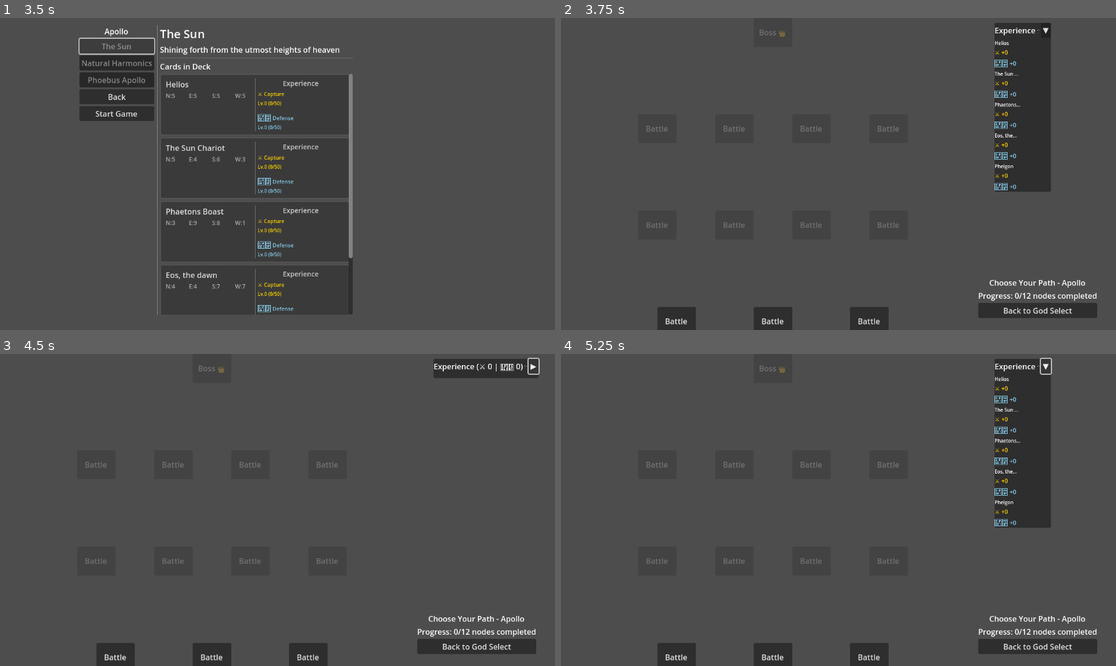
Above: before the commit, frames 1-4 (two rows, left to right).
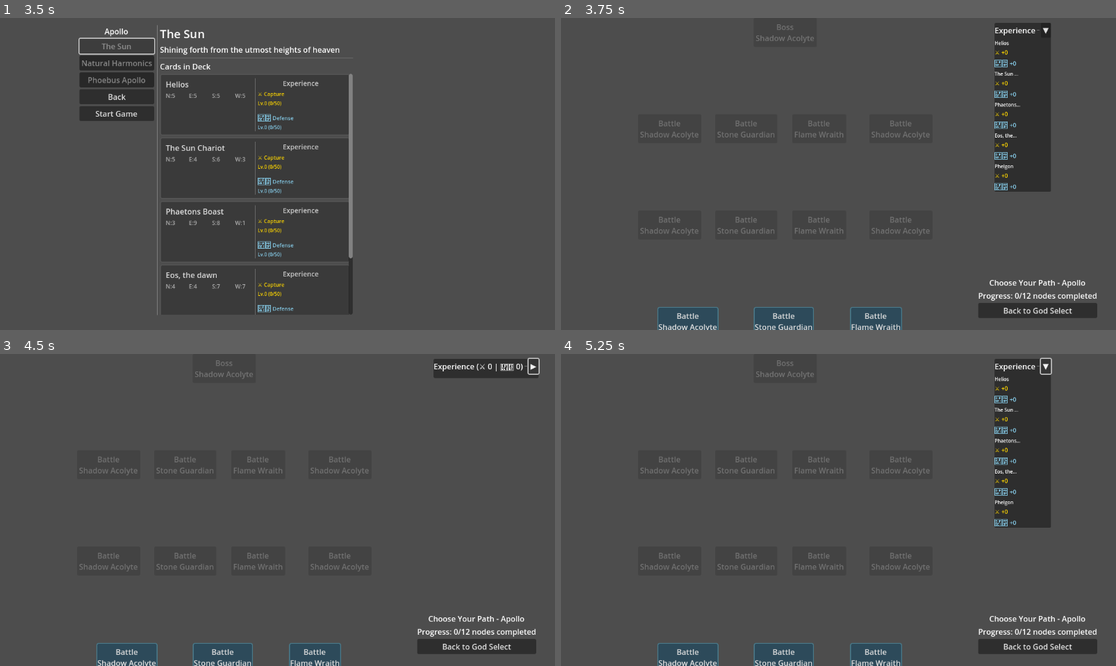
Above: after the commit, the same moments.

Repository: leslieharding/Mnemosyne
Game: Godot game, scene res://Scenes/MainMenu.tscn
Same seed, same stepped clock (60 frames per second), same inputs: the game is played once before the commit and once after it.
Inputs:
- Up to frame 1 (3.5 s): click "New Game" at 0.5 s; click "New Game" at 1.25 s; click "Apollo" at 2 s; click "The Sun" at 2.75 s
- Up to frame 2 (3.75 s): click "Start Game" at 3.5 s
- Up to frame 3 (4.5 s): click "▼" at 4.25 s
- Up to frame 4 (5.25 s): click "▶" at 5 s

Frame 1 is identical in both runs. In frame 2, 3.2% of the frame differs, in the area x 14-67%, y 2-100%; in frame 3, 3.2%; in frame 4, 3.2%.
Error before the commit: Trying to assign value of type 'Resource' to a variable of type 'enemies_collection.gd'. (res://Scripts/map_generator.gd:78)

Commit message:
enemy implementation ongoing

Diff:
--- a/Resources/Collections/Enemies.tres
+++ b/Resources/Collections/Enemies.tres
@@ -1,3 +1,421 @@
-[gd_resource type="Resource" format=3 uid="uid://btiibds602ikf"]
+[gd_resource type="Resource" script_class="EnemiesCollection" load_steps=62 format=3 uid="uid://btiibds602ikf"]
+
+[ext_resource type="Script" uid="uid://cy5vuexkeqnvg" path="res://Resources/enemy_card_collection.gd" id="1_e7ref"]
+[ext_resource type="Script" uid="uid://lhqcxql28o5c" path="res://Resources/card_resource.gd" id="2_xcqsp"]
+[ext_resource type="Script" uid="uid://ctv7ajt5j616m" path="res://Resources/enemy_deck_definition.gd" id="3_601pn"]
+[ext_resource type="Script" uid="uid://i485ofebv0j8" path="res://Resources/enemies_collection.gd" id="4_a5nvj"]
+
+[sub_resource type="Resource" id="Resource_lm3ty"]
+script = ExtResource("2_xcqsp")
+card_name = "Behind"
+values = Array[int]([3, 3, 3, 3])
+description = ""
+metadata/_custom_type_script = "uid://lhqcxql28o5c"
+
+[sub_resource type="Resource" id="Resource_m5w2u"]
+script = ExtResource("2_xcqsp")
+card_name = "In Front"
+values = Array[int]([4, 3, 5, 4])
+description = ""
+metadata/_custom_type_script = "uid://lhqcxql28o5c"
+
+[sub_resource type="Resource" id="Resource_mxtxa"]
+script = ExtResource("2_xcqsp")
+card_name = "Sideman"
+values = Array[int]([2, 3, 4, 5])
+description = ""
+metadata/_custom_type_script = "uid://lhqcxql28o5c"
+
+[sub_resource type="Resource" id="Resource_oovod"]
+script = ExtResource("2_xcqsp")
+card_name = "BingoBoi"
+values = Array[int]([5, 2, 2, 5])
+description = ""
+metadata/_custom_type_script = "uid://lhqcxql28o5c"
+
+[sub_resource type="Resource" id="Resource_qmggo"]
+script = ExtResource("2_xcqsp")
+card_name = "Dingo"
+values = Array[int]([4, 3, 3, 4])
+description = ""
+metadata/_custom_type_script = "uid://lhqcxql28o5c"
+
+[sub_resource type="Resource" id="Resource_vfgb0"]
+script = ExtResource("2_xcqsp")
+card_name = "HolyMoly"
+values = Array[int]([2, 2, 2, 2])
+description = ""
+metadata/_custom_type_script = "uid://lhqcxql28o5c"
+
+[sub_resource type="Resource" id="Resource_sygum"]
+script = ExtResource("2_xcqsp")
+card_name = "Examples"
+values = Array[int]([3, 3, 3, 4])
+description = ""
+metadata/_custom_type_script = "uid://lhqcxql28o5c"
+
+[sub_resource type="Resource" id="Resource_upckc"]
+script = ExtResource("2_xcqsp")
+card_name = "exampe"
+values = Array[int]([2, 1, 2, 1])
+description = ""
+metadata/_custom_type_script = "uid://lhqcxql28o5c"
+
+[sub_resource type="Resource" id="Resource_r05oc"]
+script = ExtResource("2_xcqsp")
+card_name = "lots of examples"
+values = Array[int]([3, 3, 3, 3])
+description = ""
+metadata/_custom_type_script = "uid://lhqcxql28o5c"
+
+[sub_resource type="Resource" id="Resource_cakw3"]
+script = ExtResource("2_xcqsp")
+card_name = "dsgnkagjb"
+values = Array[int]([1, 2, 3, 4])
+description = ""
+metadata/_custom_type_script = "uid://lhqcxql28o5c"
+
+[sub_resource type="Resource" id="Resource_p88u5"]
+script = ExtResource("2_xcqsp")
+card_name = "alndvgkljnh"
+values = Array[int]([1, 1, 1, 1])
+description = ""
+metadata/_custom_type_script = "uid://lhqcxql28o5c"
+
+[sub_resource type="Resource" id="Resource_hu0wn"]
+script = ExtResource("2_xcqsp")
+card_name = "afdgdfha"
+values = Array[int]([1, 1, 1, 1])
+description = ""
+metadata/_custom_type_script = "uid://lhqcxql28o5c"
+
+[sub_resource type="Resource" id="Resource_0vidc"]
+script = ExtResource("2_xcqsp")
+card_name = "agrtdhtha"
+values = Array[int]([1, 1, 1, 1])
+description = ""
+metadata/_custom_type_script = "uid://lhqcxql28o5c"
+
+[sub_resource type="Resource" id="Resource_1g5vp"]
+script = ExtResource("2_xcqsp")
+card_name = "asdgfghh"
+values = Array[int]([1, 1, 1, 1])
+description = ""
+metadata/_custom_type_script = "uid://lhqcxql28o5c"
+
+[sub_resource type="Resource" id="Resource_4qd0a"]
+script = ExtResource("2_xcqsp")
+card_name = "gddgDSGDSG"
+values = Array[int]([1, 1, 1, 1])
+description = ""
+metadata/_custom_type_script = "uid://lhqcxql28o5c"
+
+[sub_resource type="Resource" id="Resource_j1bdk"]
+script = ExtResource("3_601pn")
+deck_name = ""
+deck_description = ""
+difficulty_level = 0
+card_indices = Array[int]([0, 1, 2, 3, 4])
+metadata/_custom_type_script = "uid://ctv7ajt5j616m"
+
+[sub_resource type="Resource" id="Resource_57iqf"]
+script = ExtResource("3_601pn")
+deck_name = ""
+deck_description = ""
+difficulty_level = 1
+card_indices = Array[int]([5, 6, 7, 8, 9])
+metadata/_custom_type_script = "uid://ctv7ajt5j616m"
+
+[sub_resource type="Resource" id="Resource_kjbhx"]
+script = ExtResource("3_601pn")
+deck_name = ""
+deck_description = ""
+difficulty_level = 2
+card_indices = Array[int]([10, 11, 12, 13, 14])
+metadata/_custom_type_script = "uid://ctv7ajt5j616m"
+
+[sub_resource type="Resource" id="Resource_efy6x"]
+script = ExtResource("1_e7ref")
+enemy_name = "Shadow Acolyte"
+enemy_description = "he WAS hiding all along"
+cards = Array[ExtResource("2_xcqsp")]([SubResource("Resource_lm3ty"), SubResource("Resource_m5w2u"), SubResource("Resource_mxtxa"), SubResource("Resource_oovod"), SubResource("Resource_qmggo"), SubResource("Resource_vfgb0"), SubResource("Resource_sygum"), SubResource("Resource_upckc"), SubResource("Resource_r05oc"), SubResource("Resource_cakw3"), SubResource("Resource_p88u5"), SubResource("Resource_hu0wn"), SubResource("Resource_0vidc"), SubResource("Resource_1g5vp"), SubResource("Resource_4qd0a")])
+decks = Array[ExtResource("3_601pn")]([SubResource("Resource_j1bdk"), SubResource("Resource_57iqf"), SubResource("Resource_kjbhx")])
+metadata/_custom_type_script = "uid://cy5vuexkeqnvg"
+
+[sub_resource type="Resource" id="Resource_e7ref"]
+script = ExtResource("2_xcqsp")
+card_name = "12E12E"
+values = Array[int]([1, 1, 1, 1])
+description = ""
+metadata/_custom_type_script = "uid://lhqcxql28o5c"
+
+[sub_resource type="Resource" id="Resource_xcqsp"]
+script = ExtResource("2_xcqsp")
+card_name = "ASDFSTDH"
+values = Array[int]([1, 1, 1, 1])
+description = ""
+metadata/_custom_type_script = "uid://lhqcxql28o5c"
+
+[sub_resource type="Resource" id="Resource_601pn"]
+script = ExtResource("2_xcqsp")
+card_name = "GTHH"
+values = Array[int]([1, 1, 1, 1])
+description = ""
+metadata/_custom_type_script = "uid://lhqcxql28o5c"
+
+[sub_resource type="Resource" id="Resource_a5nvj"]
+script = ExtResource("2_xcqsp")
+card_name = "GQ REH"
+values = Array[int]([1, 1, 1, 1])
+description = ""
+metadata/_custom_type_script = "uid://lhqcxql28o5c"
+
+[sub_resource type="Resource" id="Resource_5025t"]
+script = ExtResource("2_xcqsp")
+card_name = "ASHSFGJH"
+values = Array[int]([1, 1, 1, 1])
+description = ""
+metadata/_custom_type_script = "uid://lhqcxql28o5c"
+
+[sub_resource type="Resource" id="Resource_8op3g"]
+script = ExtResource("2_xcqsp")
+card_name = "ADFHADFH"
+values = Array[int]([1, 1, 1, 1])
+description = ""
+metadata/_custom_type_script = "uid://lhqcxql28o5c"
+
+[sub_resource type="Resource" id="Resource_m0fay"]
+script = ExtResource("2_xcqsp")
+card_name = "SDFHSGH"
+values = Array[int]([1, 1, 1, 1])
+description = ""
+metadata/_custom_type_script = "uid://lhqcxql28o5c"
+
+[sub_resource type="Resource" id="Resource_skkmd"]
+script = ExtResource("2_xcqsp")
+card_name = "SDFGSDH"
+values = Array[int]([1, 1, 1, 1])
+description = ""
+metadata/_custom_type_script = "uid://lhqcxql28o5c"
+
+[sub_resource type="Resource" id="Resource_1hj1v"]
+script = ExtResource("2_xcqsp")
+card_name = "SFGHSH"
+values = Array[int]([1, 1, 1, 1])
+description = ""
+metadata/_custom_type_script = "uid://lhqcxql28o5c"
+
+[sub_resource type="Resource" id="Resource_1v88n"]
+script = ExtResource("2_xcqsp")
+card_name = "SFHSH"
+values = Array[int]([1, 1, 1, 1])
+description = ""
+metadata/_custom_type_script = "uid://lhqcxql28o5c"
+
+[sub_resource type="Resource" id="Resource_1qrda"]
+script = ExtResource("2_xcqsp")
+card_name = "SGHRTJUJK"
+values = Array[int]([1, 1, 1, 1])
+description = ""
+metadata/_custom_type_script = "uid://lhqcxql28o5c"
+
+[sub_resource type="Resource" id="Resource_2v1mv"]
+script = ExtResource("2_xcqsp")
+card_name = "RETHER"
+values = Array[int]([1, 1, 1, 1])
+description = ""
+metadata/_custom_type_script = "uid://lhqcxql28o5c"
+
+[sub_resource type="Resource" id="Resource_sqqrj"]
+script = ExtResource("2_xcqsp")
+card_name = "WHTRH"
+values = Array[int]([1, 1, 1, 1])
+description = ""
+metadata/_custom_type_script = "uid://lhqcxql28o5c"
+
+[sub_resource type="Resource" id="Resource_2u16m"]
+script = ExtResource("2_xcqsp")
+card_name = "WTHYUHJ"
+values = Array[int]([1, 1, 1, 1])
+description = ""
+metadata/_custom_type_script = "uid://lhqcxql28o5c"
+
+[sub_resource type="Resource" id="Resource_5pa5w"]
+script = ExtResource("2_xcqsp")
+card_name = "WYJWY"
+values = Array[int]([1, 1, 1, 1])
+description = ""
+metadata/_custom_type_script = "uid://lhqcxql28o5c"
+
+[sub_resource type="Resource" id="Resource_cetws"]
+script = ExtResource("3_601pn")
+deck_name = ""
+deck_description = ""
+difficulty_level = 0
+card_indices = Array[int]([0, 1, 2, 3, 4])
+metadata/_custom_type_script = "uid://ctv7ajt5j616m"
+
+[sub_resource type="Resource" id="Resource_unt1i"]
+script = ExtResource("3_601pn")
+deck_name = ""
+deck_description = ""
+difficulty_level = 1
+card_indices = Array[int]([5, 6, 7, 8, 9])
+metadata/_custom_type_script = "uid://ctv7ajt5j616m"
+
+[sub_resource type="Resource" id="Resource_jq8at"]
+script = ExtResource("3_601pn")
+deck_name = ""
+deck_description = ""
+difficulty_level = 2
+card_indices = Array[int]([10, 11, 12, 13, 14])
+metadata/_custom_type_script = "uid://ctv7ajt5j616m"
+
+[sub_resource type="Resource" id="Resource_y0w8m"]
+script = ExtResource("1_e7ref")
+enemy_name = "Stone Guardian"
+enemy_description = "He no move"
+cards = Array[ExtResource("2_xcqsp")]([SubResource("Resource_e7ref"), SubResource("Resource_xcqsp"), SubResource("Resource_601pn"), SubResource("Resource_a5nvj"), SubResource("Resource_5025t"), SubResource("Resource_8op3g"), SubResource("Resource_m0fay"), SubResource("Resource_skkmd"), SubResource("Resource_1hj1v"), SubResource("Resource_1v88n"), SubResource("Resource_1qrda"), SubResource("Resource_2v1mv"), SubResource("Resource_sqqrj"), SubResource("Resource_2u16m"), SubResource("Resource_5pa5w")])
+decks = Array[ExtResource("3_601pn")]([SubResource("Resource_cetws"), SubResource("Resource_unt1i"), SubResource("Resource_jq8at")])
+metadata/_custom_type_script = "uid://cy5vuexkeqnvg"
+
+[sub_resource type="Resource" id="Resource_svebx"]
+script = ExtResource("2_xcqsp")
+card_name = "gfjgjy"
+values = Array[int]([1, 1, 1, 1])
+description = ""
+metadata/_custom_type_script = "uid://lhqcxql28o5c"
+
+[sub_resource type="Resource" id="Resource_btcve"]
+script = ExtResource("2_xcqsp")
+card_name = "yjtjtyj"
+values = Array[int]([1, 1, 1, 1])
+description = ""
+metadata/_custom_type_script = "uid://lhqcxql28o5c"
+
+[sub_resource type="Resource" id="Resource_nvk4f"]
+script = ExtResource("2_xcqsp")
+card_name = "tuktyurj"
+values = Array[int]([1, 1, 1, 1])
+description = ""
+metadata/_custom_type_script = "uid://lhqcxql28o5c"
+
+[sub_resource type="Resource" id="Resource_dgx1d"]
+script = ExtResource("2_xcqsp")
+card_name = "eyjeyj"
+values = Array[int]([1, 1, 1, 1])
+description = ""
+metadata/_custom_type_script = "uid://lhqcxql28o5c"
+
+[sub_resource type="Resource" id="Resource_mpjhg"]
+script = ExtResource("2_xcqsp")
+card_name = "eyjetyjey"
+values = Array[int]([1, 1, 1, 1])
+description = ""
+metadata/_custom_type_script = "uid://lhqcxql28o5c"
+
+[sub_resource type="Resource" id="Resource_ryxg6"]
+script = ExtResource("2_xcqsp")
+card_name = "eyjeyje"
+values = Array[int]([1, 1, 1, 1])
+description = ""
+metadata/_custom_type_script = "uid://lhqcxql28o5c"
+
+[sub_resource type="Resource" id="Resource_b1ysv"]
+script = ExtResource("2_xcqsp")
+card_name = "eyjeyje"
+values = Array[int]([1, 1, 1, 1])
+description = ""
+metadata/_custom_type_script = "uid://lhqcxql28o5c"
+
+[sub_resource type="Resource" id="Resource_jruhe"]
+script = ExtResource("2_xcqsp")
+card_name = "sghhsj"
+values = Array[int]([1, 1, 1, 1])
+description = ""
+metadata/_custom_type_script = "uid://lhqcxql28o5c"
+
+[sub_resource type="Resource" id="Resource_86f4t"]
+script = ExtResource("2_xcqsp")
+card_name = "jutywf"
+values = Array[int]([1, 1, 1, 1])
+description = ""
+metadata/_custom_type_script = "uid://lhqcxql28o5c"
+
+[sub_resource type="Resource" id="Resource_e5rwc"]
+script = ExtResource("2_xcqsp")
+card_name = "sndgmjyu"
+values = Array[int]([1, 1, 1, 1])
+description = ""
+metadata/_custom_type_script = "uid://lhqcxql28o5c"
+
+[sub_resource type="Resource" id="Resource_ueo1r"]
+script = ExtResource("2_xcqsp")
+card_name = "sfreh"
+values = Array[int]([1, 1, 1, 1])
+description = ""
+metadata/_custom_type_script = "uid://lhqcxql28o5c"
+
+[sub_resource type="Resource" id="Resource_2lbxq"]
+script = ExtResource("2_xcqsp")
+card_name = "hytedf"
+values = Array[int]([1, 1, 1, 1])
+description = ""
+metadata/_custom_type_script = "uid://lhqcxql28o5c"
+
+[sub_resource type="Resource" id="Resource_25gb6"]
+script = ExtResource("2_xcqsp")
+card_name = "sjytjew"
+values = Array[int]([1, 1, 1, 1])
+description = ""
+metadata/_custom_type_script = "uid://lhqcxql28o5c"
+
+[sub_resource type="Resource" id="Resource_7uopj"]
+script = ExtResource("2_xcqsp")
+card_name = "shuky"
+values = Array[int]([1, 1, 1, 1])
+description = ""
+metadata/_custom_type_script = "uid://lhqcxql28o5c"
+
+[sub_resource type="Resource" id="Resource_spvwg"]
+script = ExtResource("2_xcqsp")
+card_name = "wthwth"
+values = Array[int]([1, 1, 1, 1])
+description = ""
+metadata/_custom_type_script = "uid://lhqcxql28o5c"
+
+[sub_resource type="Resource" id="Resource_x1kcy"]
+script = ExtResource("3_601pn")
+deck_name = ""
+deck_description = ""
+difficulty_level = 0
+card_indices = Array[int]([0, 1, 2, 3, 4])
+metadata/_custom_type_script = "uid://ctv7ajt5j616m"
+
+[sub_resource type="Resource" id="Resource_wg2k6"]
+script = ExtResource("3_601pn")
+deck_name = ""
+deck_description = ""
+difficulty_level = 1
+card_indices = Array[int]([5, 6, 7, 8, 9])
+metadata/_custom_type_script = "uid://ctv7ajt5j616m"
+
+[sub_resource type="Resource" id="Resource_mvnyh"]
+script = ExtResource("3_601pn")
+deck_name = ""
+deck_description = ""
+difficulty_level = 2
+card_indices = Array[int]([10, 11, 12, 13, 14])
+metadata/_custom_type_script = "uid://ctv7ajt5j616m"
+
+[sub_resource type="Resource" id="Resource_bdmj8"]
+script = ExtResource("1_e7ref")
+enemy_name = "Flame Wraith"
+enemy_description = "Burning up the competition"
+cards = Array[ExtResource("2_xcqsp")]([SubResource("Resource_svebx"), SubResource("Resource_btcve"), SubResource("Resource_nvk4f"), SubResource("Resource_dgx1d"), SubResource("Resource_mpjhg"), SubResource("Resource_ryxg6"), SubResource("Resource_b1ysv"), SubResource("Resource_jruhe"), SubResource("Resource_86f4t"), SubResource("Resource_e5rwc"), SubResource("Resource_ueo1r"), SubResource("Resource_2lbxq"), SubResource("Resource_25gb6"), SubResource("Resource_7uopj"), SubResource("Resource_spvwg")])
+decks = Array[ExtResource("3_601pn")]([SubResource("Resource_x1kcy"), SubResource("Resource_wg2k6"), SubResource("Resource_mvnyh")])
+metadata/_custom_type_script = "uid://cy5vuexkeqnvg"
 
 [resource]
+script = ExtResource("4_a5nvj")
+enemies = Array[ExtResource("1_e7ref")]([SubResource("Resource_efy6x"), SubResource("Resource_y0w8m"), SubResource("Resource_bdmj8")])
--- a/Scripts/run_map.gd
+++ b/Scripts/run_map.gd
@@ -162,7 +162,7 @@
 			button.text += " 👑"
 
 	# Add enemy info to button text and tooltip
-	if map_node.has("enemy_name") and map_node.has("enemy_difficulty"):
+	if map_node.enemy_name != "" and map_node.enemy_difficulty >= 0:
 		var difficulty_text = ""
 		match map_node.enemy_difficulty:
 			0: difficulty_text = "Novice"
